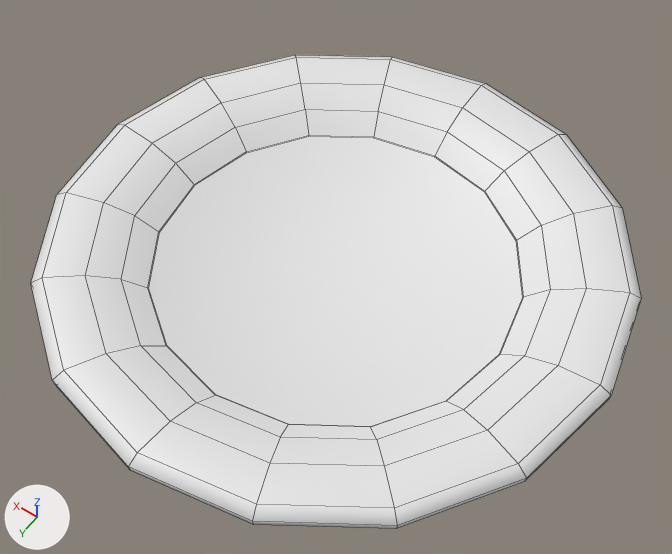
One commit to the Blender file Buypartisan/Assets/Models/ApplePie.blend: the scene before it, then after it.
Rendered twice from a 50 mm lens placed at (-1.21, 1.7, 2.5), pointed at (-0.14, 0.2, 0.14). Every picture has the same lights, and +X, +Y and +Z are marked at lower left. Mesh edges are drawn as thin lines.
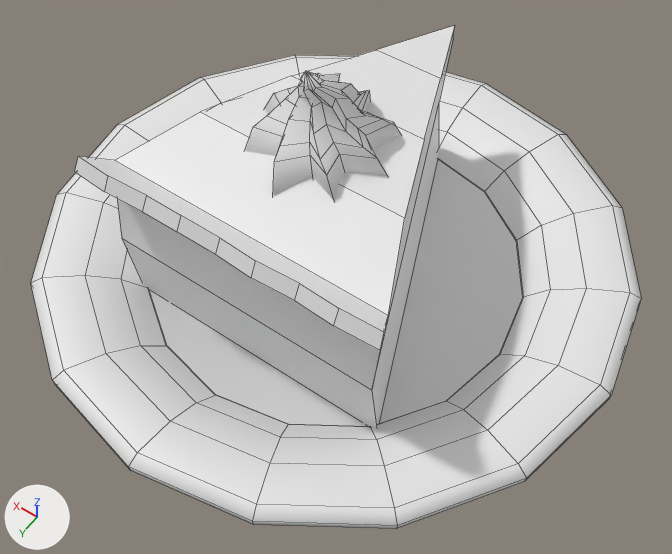
The newer file is also rescaled (x0.814), turned or shifted as a whole; pictures and numbers use the older file's frame.

What differs and where, as boxes [x1, y1, x2, y2] in the pictures (672 x 554 px):
'Cylinder', reshaped (6% taller): before [31, 55, 641, 529]; after [31, 25, 641, 529]
part 1 of me_cylinder, added: after [245, 71, 401, 202]
part 2 of me_cylinder, added: after [75, 25, 455, 429]

Edits to the bpy script that builds the scene:
```text
Change me_cylinder:
    used by ob_cylinder; location = (0.0, 0.0, 0.0)
    remove me_cylinder.from_pydata(...)  # 240 vertices, 226 faces; spans x -1.04..1.04, y -1.04..1.04, z -0.2..0.04
    add me_cylinder.from_pydata(...)  # 373 vertices, 346 faces; spans x -1.04..1.04, y -1.04..1.04, z -0.2..0.86
    me_cylinder part 1: a new loose piece of 97 vertices spanning x -0.26..0.24, y -0.17..0.32, z 0.53..0.86
    me_cylinder part 2: a new loose piece of 36 vertices spanning x -0.54..0.54, y -0.7..0.58, z -0.1..0.58
```
